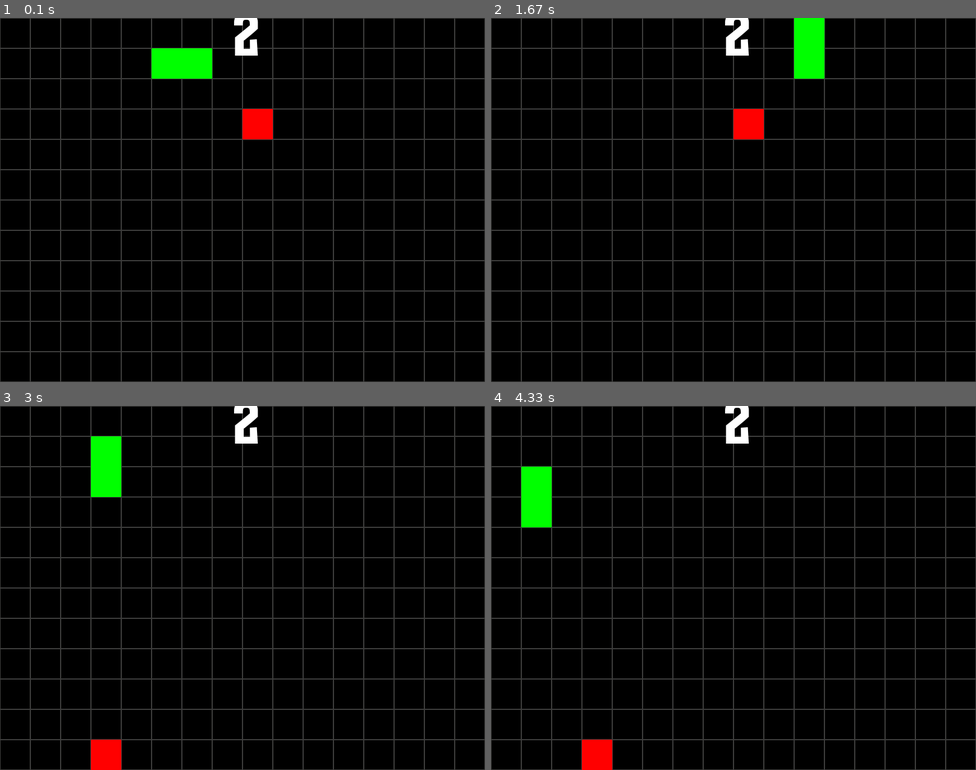
Above: before the commit, frames 1-4 (two rows, left to right).
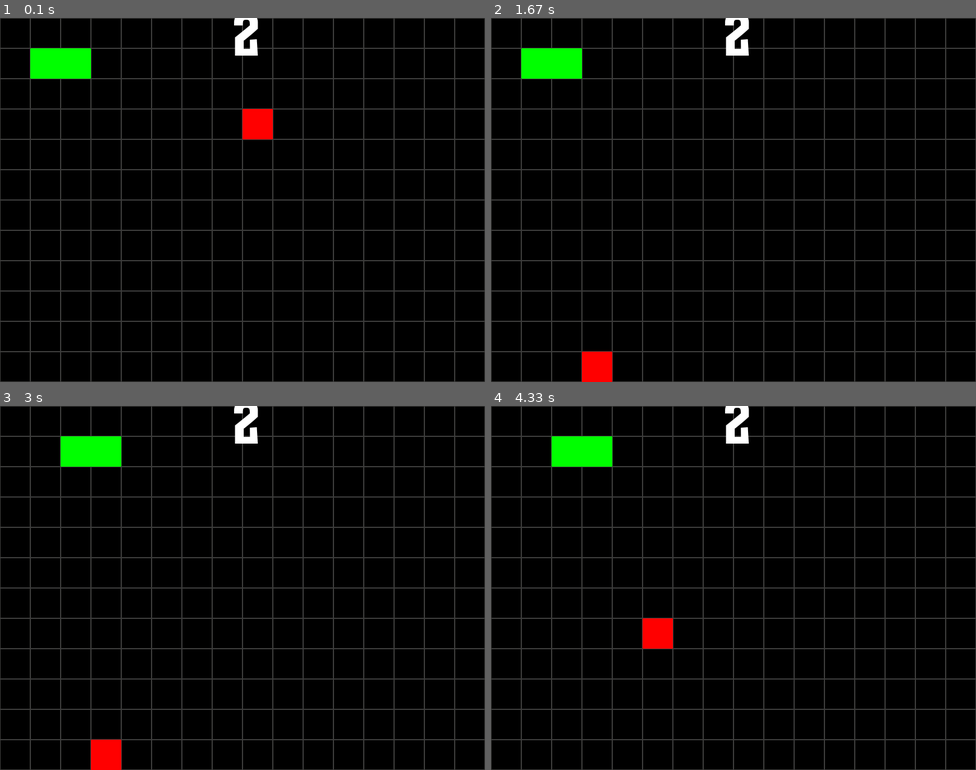
Above: after the commit, the same moments.

Repository: Momant24/Pygamehogorm
Game: pygame game, started from game.py
The game is run twice, just before and just after one commit, with the same random seed, the same clock (stepped at 60 frames per second) and the same inputs.
Inputs:
- Up to frame 1 (0.1 s): no input
- Up to frame 2 (1.67 s): tap Enter at 0.33 s; hold Right 0.67-1.13 s; hold Up 1.17-1.63 s
- Up to frame 3 (3 s): hold Left 2.23-2.78 s; hold Down from 2.82 s (still down)
- Up to frame 4 (4.33 s): release Down at 3.37 s; hold Left 3.4-3.95 s; hold Up from 3.98 s (still down)

The runs differ from the first frame. In frame 1, 2.1% of the frame differs, in the area x 6-44%, y 8-17%; in frame 2, 3.1%, in the area x 6-69%, y 0-100%; in frame 3, 1.0%; in frame 4, 3.1%.

Commit message:
Fungerende snake

Diff:
--- a/game.py
+++ b/game.py
@@ -87,24 +87,24 @@
 
 
 while True:
-  for hendelse in pg.event.get():
-    if hendelse.type == pg.QUIT:
-      pg.quit()
-      sys.exit()
+    for hendelse in pg.event.get():
+        if hendelse.type == pg.QUIT:
+            pg.quit()
+            sys.exit()
 
-    if hendelse.type == pg.KEYDOWN:
-        if hendelse.key == pg.K_DOWN:
-          hogorm._ydir = 1
-          hogorm._xdir = 0
-        elif hendelse.key == pg.K_UP:
-          hogorm._ydir = -1
-          hogorm._xdir = 0
-        elif hendelse.key == pg.K_RIGHT:
-          hogorm._ydir = 0
-          hogorm._xdir = 1
-        elif hendelse.key == pg.K_LEFT:
-          hogorm._ydir = 0
-          hogorm._xdir = -1
+        if hendelse.type == pg.KEYDOWN:
+            if hendelse.key == pg.K_DOWN:
+                hogorm._ydir = 1
+                hogorm._xdir = 0
+            elif hendelse.key == pg.K_UP:
+                hogorm._ydir = -1
+                hogorm._xdir = 0
+            elif hendelse.key == pg.K_RIGHT:
+                hogorm._ydir = 0
+                hogorm._xdir = 1
+            elif hendelse.key == pg.K_LEFT:
+                hogorm._ydir = 0
+                hogorm._xdir = -1
 
 
 
@@ -129,5 +129,5 @@
        hogorm._kropp.append(pg.Rect(firkant.x, firkant.y, BLOKK_STORELSE, BLOKK_STORELSE))
        apple = Apple( )
 
-  pg.display.update()
-  klokke.tick(10)
+    pg.display.update()
+    klokke.tick(5)
